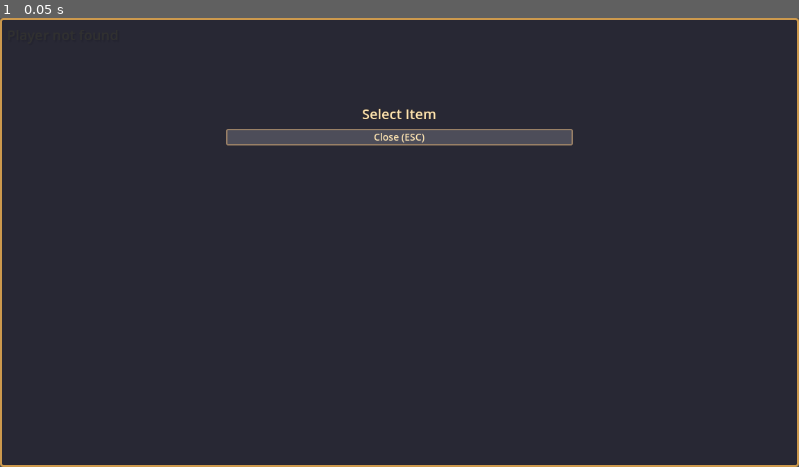
Above: before the commit, frame 1.
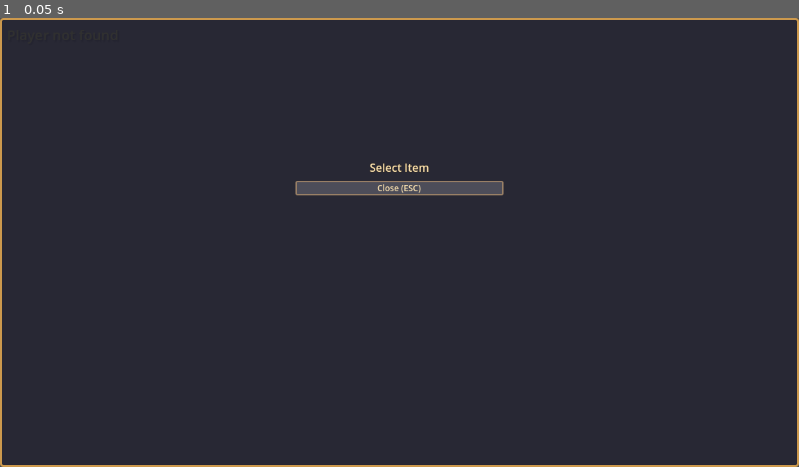
Above: after the commit, the same moment.

Repository: RossanB/RestoRush
Game: Godot game, scene res://scenes/item_selection_ui.tscn
The game is run twice, just before and just after one commit, with the same random seed, the same clock (stepped at 60 frames per second) and the same inputs. This scene is started directly instead of the project's main scene.
Inputs:
- Up to frame 1 (0.05 s): no input

The runs differ from the first frame. In frame 1, 2.7% of the frame differs, in the area x 28-72%, y 20-40%.

Commit message:
Fix Array type error in recipe_checker and make inventory UI smaller with consistent ingredient sizes

Diff:
--- a/scenes/item_selection_ui.tscn
+++ b/scenes/item_selection_ui.tscn
@@ -60,16 +60,16 @@
 anchor_top = 0.5
 anchor_right = 0.5
 anchor_bottom = 0.5
-offset_left = -250.0
-offset_top = -200.0
-offset_right = 250.0
-offset_bottom = 200.0
+offset_left = -150.0
+offset_top = -120.0
+offset_right = 150.0
+offset_bottom = 120.0
 
 [node name="Title" type="Label" parent="Control/VBoxContainer"]
 layout_mode = 2
 text = "Select Item"
 horizontal_alignment = 1
-theme_override_font_sizes/font_size = 20
+theme_override_font_sizes/font_size = 16
 theme_override_colors/font_color = Color(1, 0.9, 0.7, 1)
 theme_override_colors/font_outline_color = Color(0.2, 0.15, 0.1, 1)
 theme_override_constants/outline_size = 2
@@ -77,8 +77,8 @@
 [node name="ItemGrid" type="GridContainer" parent="Control/VBoxContainer"]
 layout_mode = 2
 columns = 4
-theme_override_constants/v_separation = 8
-theme_override_constants/h_separation = 8
+theme_override_constants/v_separation = 5
+theme_override_constants/h_separation = 5
 
 [node name="CloseButton" type="Button" parent="Control/VBoxContainer"]
 layout_mode = 2
@@ -86,5 +86,5 @@
 theme_override_styles/normal = SubResource("StyleBoxFlat_button")
 theme_override_styles/hover = SubResource("StyleBoxFlat_button_hover")
 theme_override_styles/pressed = SubResource("StyleBoxFlat_button_hover")
-theme_override_font_sizes/font_size = 14
+theme_override_font_sizes/font_size = 12
 theme_override_colors/font_color = Color(1, 0.9, 0.7, 1)
--- a/scripts/item_selection_ui.gd
+++ b/scripts/item_selection_ui.gd
@@ -24,7 +24,7 @@
 	# Create item buttons
 	for item_type in available_items:
 		var button = Button.new()
-		button.custom_minimum_size = Vector2(80, 80)
+		button.custom_minimum_size = Vector2(50, 50)
 		# Style the button
 		var button_style = StyleBoxFlat.new()
 		button_style.bg_color = Color(0.25, 0.25, 0.3, 1)
@@ -66,9 +66,14 @@
 					texture_rect.expand_mode = TextureRect.EXPAND_FIT_WIDTH_PROPORTIONAL
 					texture_rect.stretch_mode = TextureRect.STRETCH_KEEP_ASPECT_CENTERED
 					texture_rect.mouse_filter = Control.MOUSE_FILTER_IGNORE
-					button.add_child(texture_rect)
+					# Add padding so textures don't touch edges
 					texture_rect.set_anchors_preset(Control.PRESET_FULL_RECT)
 					texture_rect.set_offsets_preset(Control.PRESET_FULL_RECT)
+					texture_rect.offset_left = 4
+					texture_rect.offset_top = 4
+					texture_rect.offset_right = -4
+					texture_rect.offset_bottom = -4
+					button.add_child(texture_rect)
 
 		# Add tooltip
 		button.tooltip_text = ItemTypes.get_item_name(item_type)
--- a/scripts/recipe_checker.gd
+++ b/scripts/recipe_checker.gd
@@ -26,11 +26,15 @@
 			elif step["action"] == "mix":
 				# Multiple items to mix
 				if step.has("items"):
-					needed_items = step["items"].duplicate()
+					var items_array = step["items"] as Array
+					for item in items_array:
+						needed_items.append(item as int)
 			elif step["action"] == "assemble":
 				# Multiple items to assemble
 				if step.has("items"):
-					needed_items = step["items"].duplicate()
+					var items_array = step["items"] as Array
+					for item in items_array:
+						needed_items.append(item as int)
 			elif step["action"] == "cook":
 				# Single item to cook
 				needed_items.append(step["item"])
